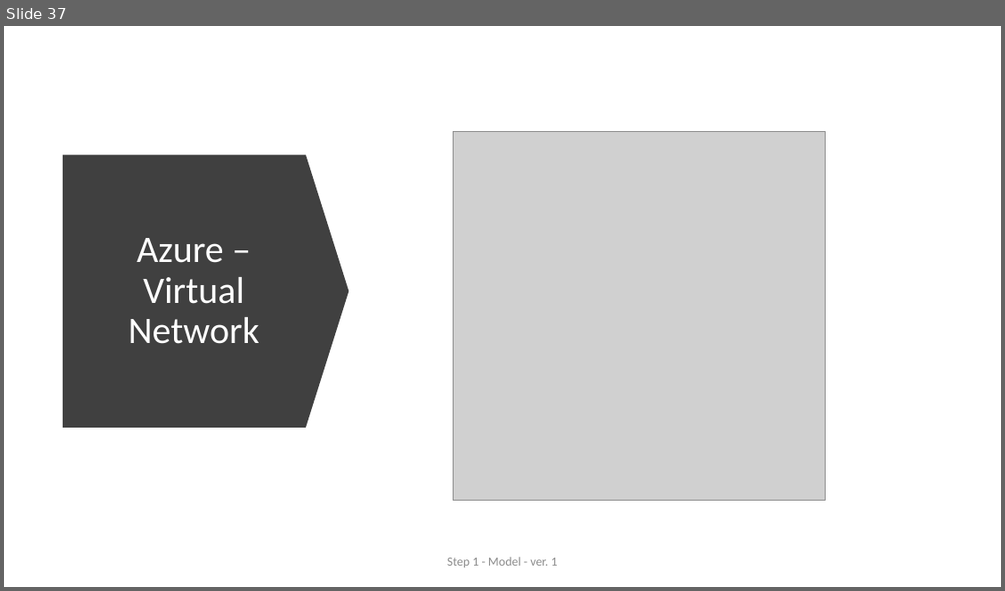
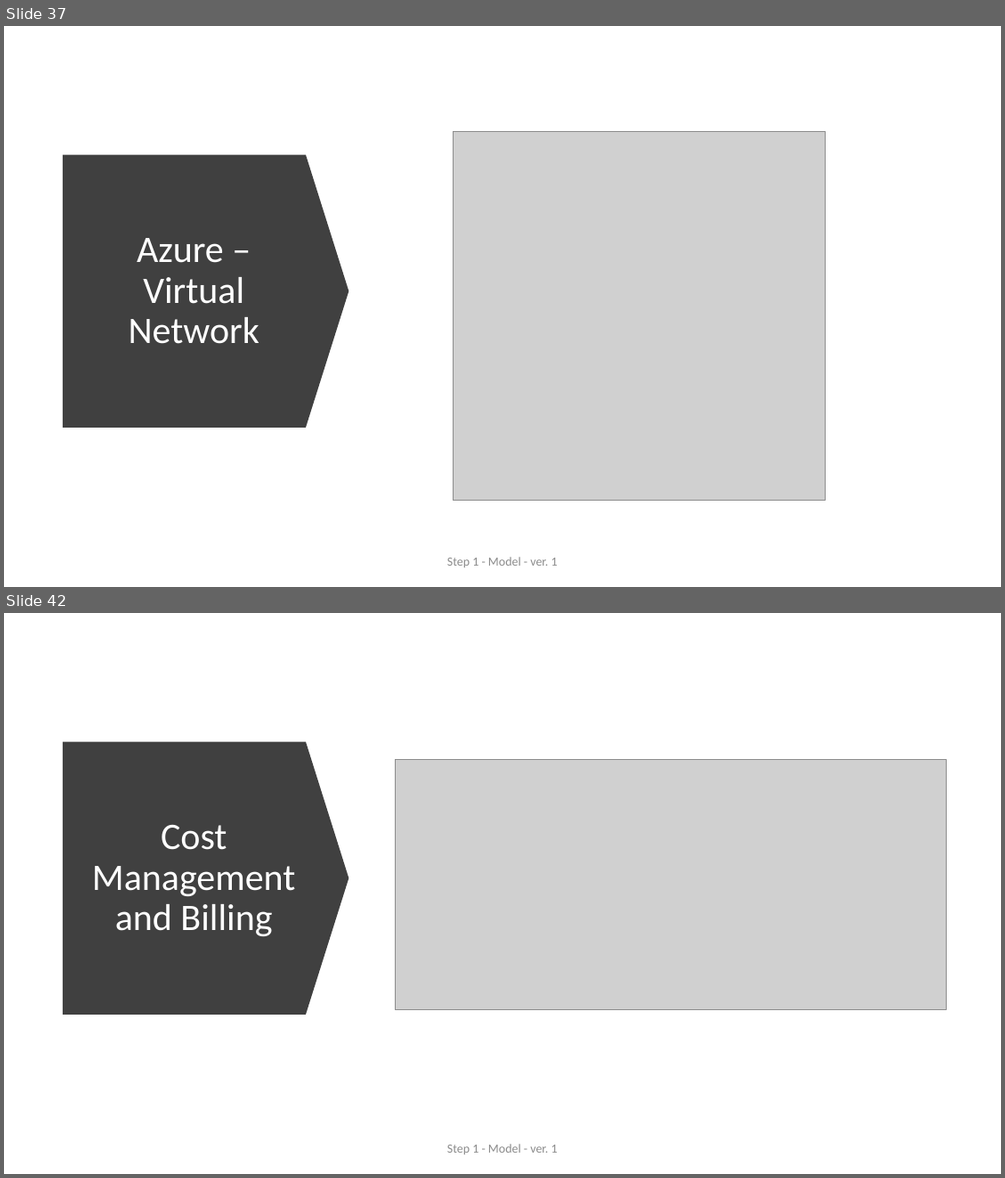
Before and after one commit to ext4dmin/DevOps-Mentorship, a slide deck: Step04-Cloud_Platforms_presentation.pptx. Shown one above the other, each under a label of ours: slide 37 before the commit, slides 37 and 42 after it; the slides between them are not shown. The pictures are 1005x591 and 1005x1178 pixels, drawn with LibreOffice and Linux fonts; fonts in the diff are those of the drawing; grey boxes stand for pictures. Boxes give left, top, right and bottom in pixels: in the first picture for what was removed or moved away, otherwise in the second. Text is boxed around its words. In the diff, an @@ line names an element or a change of style, - is before the commit and + after.

Commit message:
Step 4. Cloud Platform: - To Review

```diff
--- a/Step04-Cloud_Platforms_presentation.pptx
+++ b/Step04-Cloud_Platforms_presentation.pptx
@@ slide 42 added at <box>4,613,1001,1174</box>, background #FFFFFF @@
@@ down arrow added at <box>63,742,349,1014</box>, fill #404040 @@
@@ picture added at <box>396,759,947,1008</box> @@
@@ title added at <box>92,824,296,936</box>, 36 pt, text #FFFFFF @@
+Cost Management and Billing
@@ text added at <box>447,1143,558,1154</box>, 12 pt, text #8C8C8C @@
+Step 1 - Model - ver. 1
```
Also in this commit, not shown: 1 slide changed, 4 other slides added, 1 other file.
